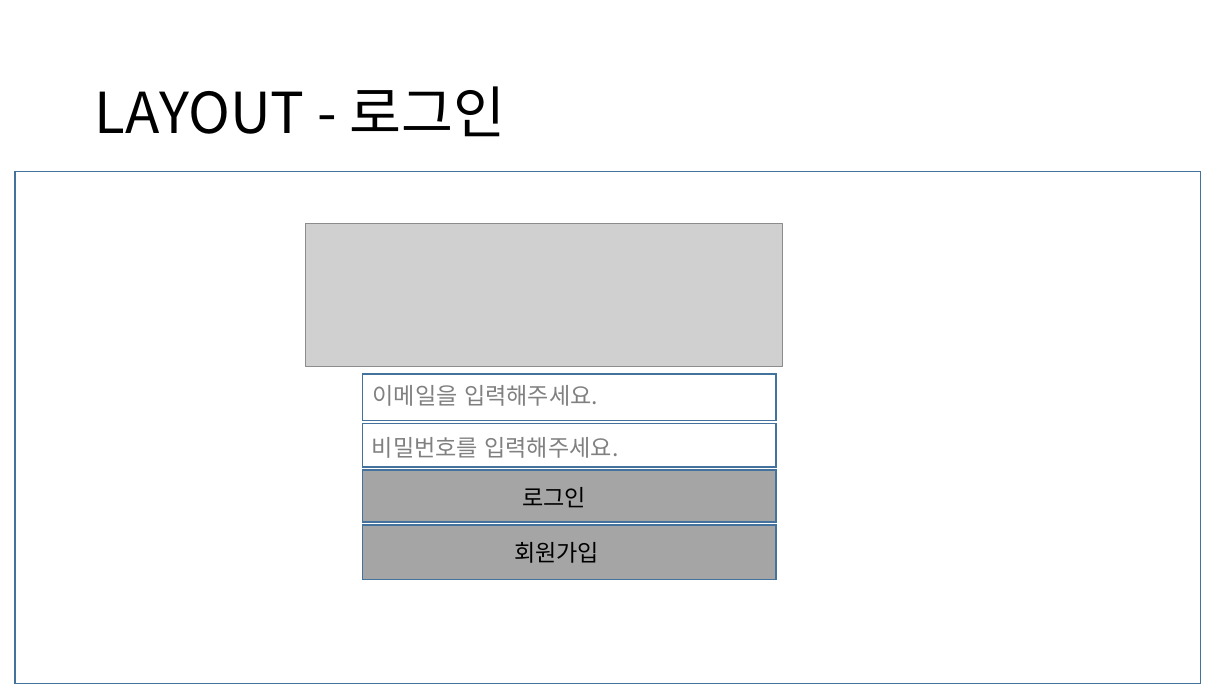
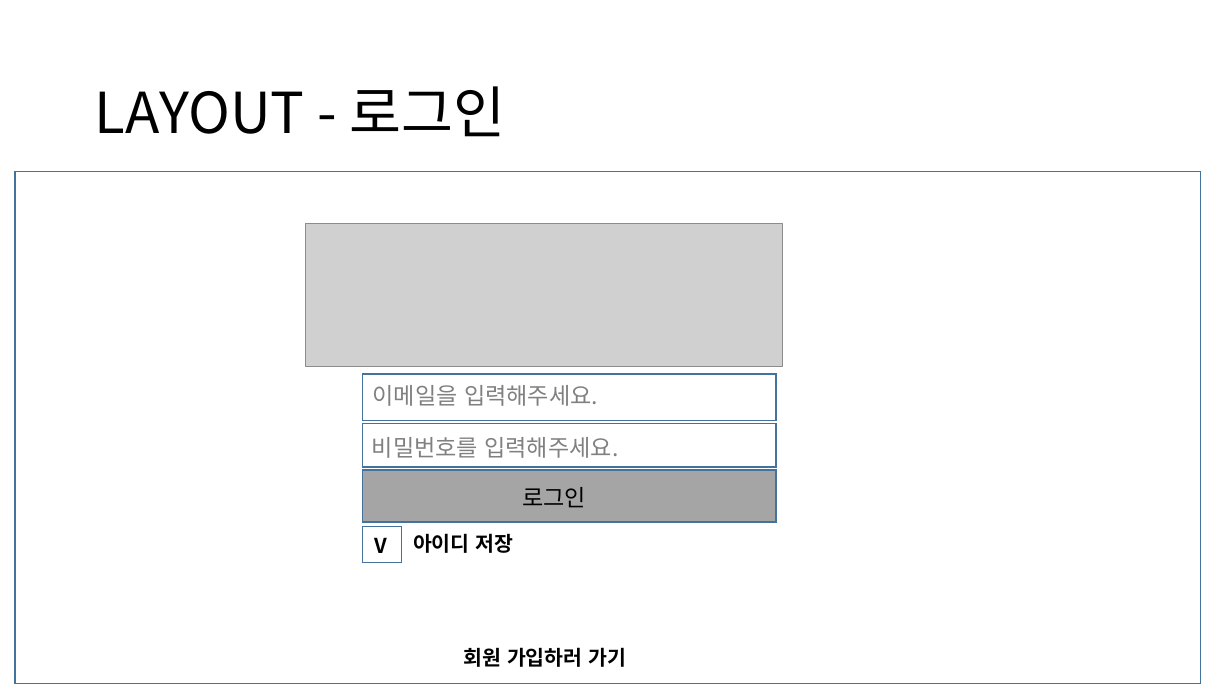
Before and after one commit to Camelllia/BaeminApplication, a slide deck: slide 9 of 202131205_김승진_실무게임프로그래밍_기획서.pptx. Drawn at 1232x693 pixels with LibreOffice and Linux fonts; fonts in the diff are those of the drawing; grey boxes stand for pictures. Boxes give left, top, right and bottom in pixels: in the first picture for what was removed or moved away, otherwise in the second. Text is boxed around its words. In the diff, an @@ line names an element or a change of style, - is before the commit and + after.

```diff
--- a/202131205_김승진_실무게임프로그래밍_기획서.pptx
+++ b/202131205_김승진_실무게임프로그래밍_기획서.pptx
@@ rectangle removed at (363, 525, 776, 579) @@
@@ rectangle added at (363, 526, 402, 562), fill #FFFFFF, outline #43739E 1 pt @@
@@ text added at (374, 537, 387, 553), 16 pt, text #000000, bold @@
+V
@@ text added at (413, 533, 513, 553), 16 pt, text #000000, bold @@
+아이디 저장
@@ text removed at (531, 547, 595, 563) @@
-로그인
@@ text at (464, 647, 626, 667): text changed; size 18 to 16 pt; bold on @@
-회원가입
+회원 가입하러 가기
```
Also in this commit, not shown: 5 other files.
